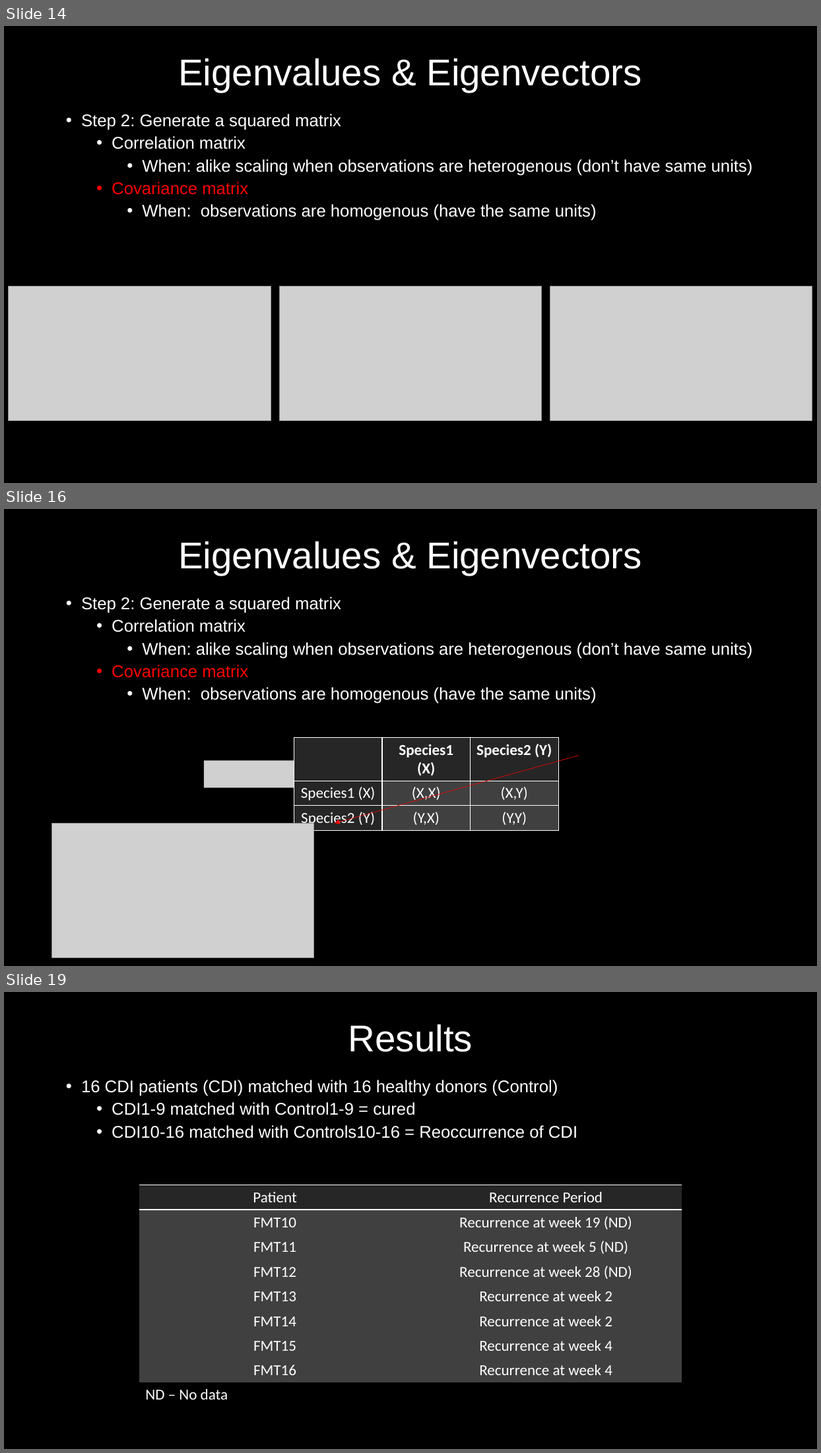
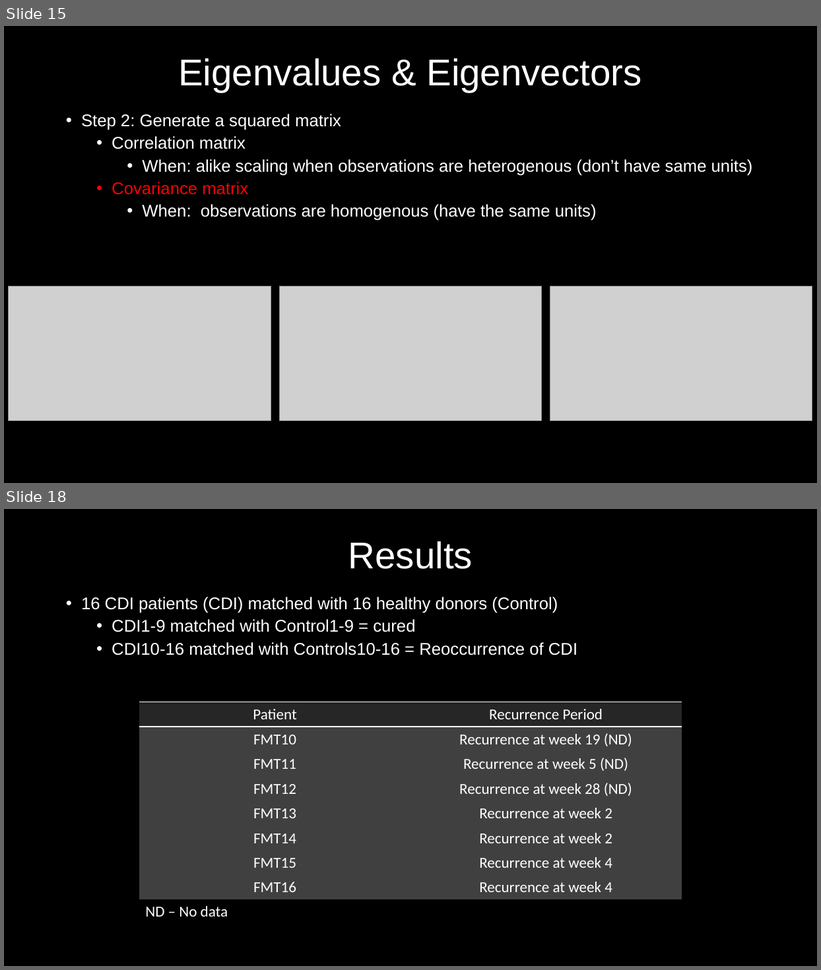
Before and after one commit to MyGitUse/MBIO7160, a slide deck: FinalProject/191128_Presentation_NM.pptx. Shown one above the other, each under a label of ours: slides 14, 16 and 19 before the commit, slides 15 and 18 after it; the slides between them are not shown. The pictures are 821x1453 and 821x970 pixels, drawn with LibreOffice and Linux fonts; fonts in the diff are those of the drawing; grey boxes stand for pictures. Boxes give left, top, right and bottom in pixels: in the first picture for what was removed or moved away, otherwise in the second. Text is boxed around its words. In the diff, an @@ line names an element or a change of style, - is before the commit and + after.

```diff
--- a/FinalProject/191128_Presentation_NM.pptx
+++ b/FinalProject/191128_Presentation_NM.pptx
@@ slide 16 removed at (x1=4, y1=509, x2=817, y2=966), background #000000 @@
@@ title removed at (x1=178, y1=541, x2=642, y2=576) @@
-Eigenvalues & Eigenvectors
@@ text removed at (x1=81, y1=597, x2=753, y2=704) @@
-• Step 2: Generate a squared matrix
-  • Correlation matrix
-    • When: alike scaling when observations are heterogenous (don’t have same units)
-  • Covariance matrix
-    • When: observations are homogenous (have the same units)
@@ table removed at (x1=294, y1=738, x2=560, y2=830), 3 rows, 3 columns @@
- | Species1 (X) | Species2 (Y)
-Species1 (X) | (X,X) | (X,Y)
-Species2 (Y) | (Y,X) | (Y,Y)
@@ picture removed at (x1=204, y1=761, x2=398, y2=788) @@
@@ arrow removed from (580, 755) to (335, 824) @@
@@ picture removed at (x1=52, y1=824, x2=314, y2=958) @@
@@ what was slide 14 is now slide 15 @@
@@ what was slide 19 is now slide 18 @@
```
Also in this commit, not shown: 7 slides changed, 3 slides added, 2 other slides removed.
